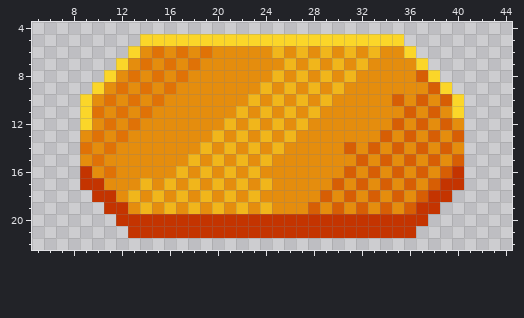
Pixel-art file, stored at Assets/Sprites/Tiles/OrangeMagicTile.aseprite. The first picture shows the starting point.
50x25 pixels, 1 frame. Shown: x 5..44, y 4..22.
The same view after the edit:
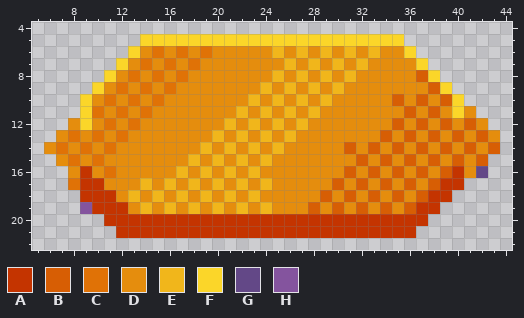
Palette (. is transparent): A #c43400  B #d75e04  C #e07206  D #e58d0d  E #f1b61b  F #fbd629  G #634887  H #84549e
The exact change:
layer "Layer 2" added
Layer "Layer 2":
y 11: x 41 . -> D
y 12: x 8 . -> D; x 41..42 .. -> BD
y 13: x 7..8 .. -> DC; x 41..43 ... -> DBD
y 14: x 6..8 ... -> DCD; x 41..43 ... -> BDB
y 15: x 7..8 .. -> DC; x 41..42 .. -> DB
y 16: x 8 . -> D; x 41..42 .. -> DG
y 17: x 8 . -> C
y 18: x 9 . -> A
y 19: x 9..10 .. -> HA
y 20: x 11 . -> A
y 21: x 12 . -> A
